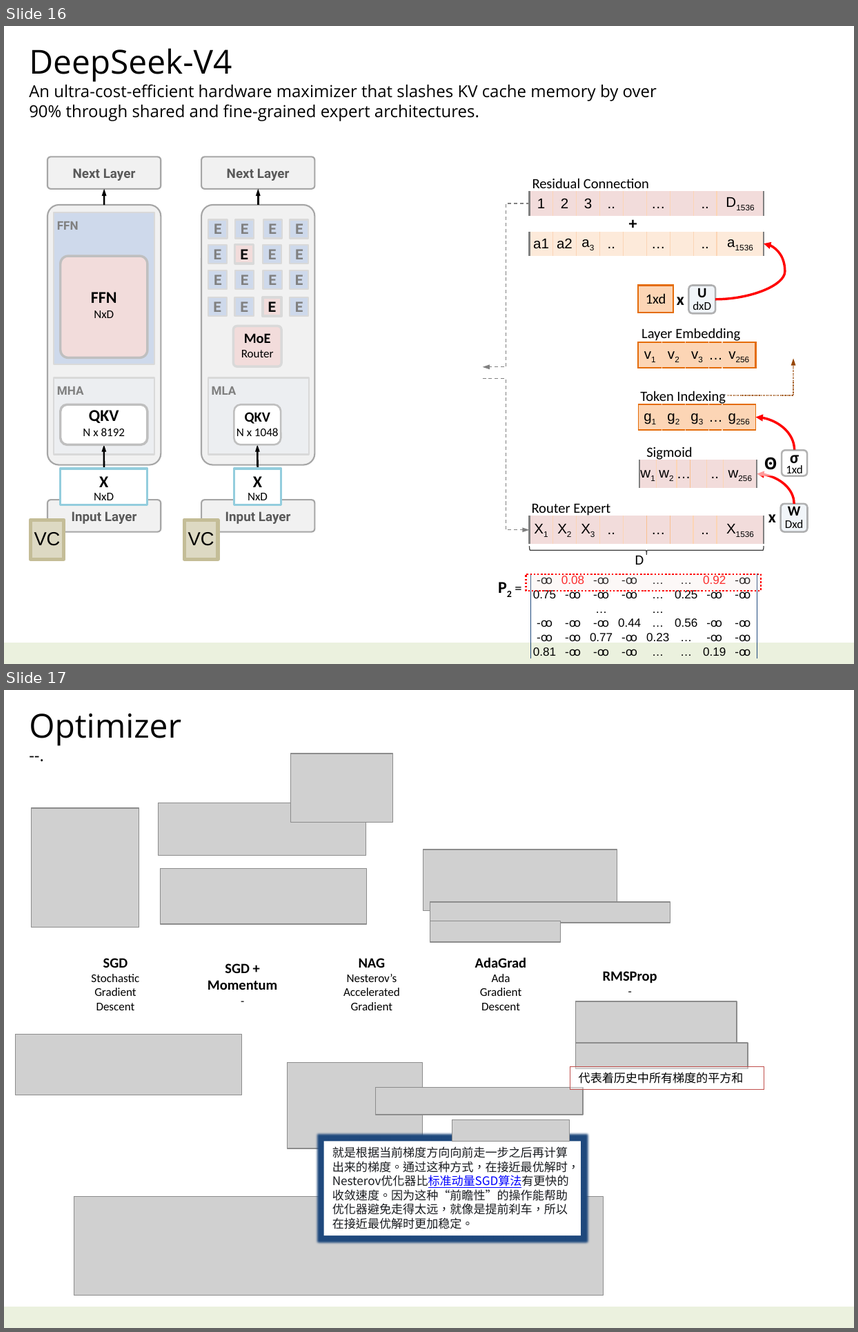
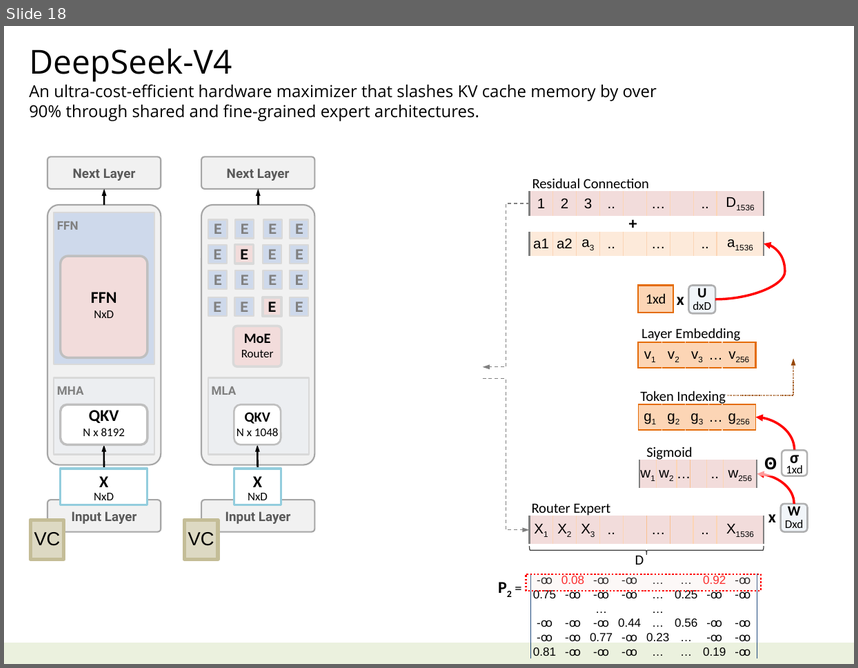
Before and after one commit to navibator/crazy-ai, a slide deck: ai-deepseek.pptx. Shown one above the other, each under a label of ours: slides 16 and 17 before the commit, slide 18 after it. The pictures are 858x1332 and 858x668 pixels, drawn with LibreOffice and Linux fonts; fonts in the diff are those of the drawing; grey boxes stand for pictures. Boxes give left, top, right and bottom in pixels: in the first picture for what was removed or moved away, otherwise in the second. Text is boxed around its words. In the diff, an @@ line names an element or a change of style, - is before the commit and + after.

```diff
--- a/ai-deepseek.pptx
+++ b/ai-deepseek.pptx
@@ slide 17 removed at (x1=4, y1=690, x2=854, y2=1328), background #FFFFFF; not listed: 1 template element that a slide beside it also shows @@
@@ text removed at (x1=29, y1=713, x2=181, y2=746) @@
-Optimizer
---.
@@ picture removed at (x1=290, y1=753, x2=393, y2=822) @@
@@ picture removed at (x1=31, y1=808, x2=139, y2=927) @@
@@ picture removed at (x1=159, y1=803, x2=366, y2=856) @@
@@ picture removed at (x1=423, y1=849, x2=617, y2=910) @@
@@ picture removed at (x1=161, y1=869, x2=367, y2=925) @@
@@ picture removed at (x1=430, y1=902, x2=670, y2=922) @@
@@ picture removed at (x1=430, y1=920, x2=561, y2=942) @@
@@ text removed at (x1=91, y1=958, x2=139, y2=1010) @@
-SGD
-Stochastic
-Gradient
-Descent
@@ text removed at (x1=343, y1=958, x2=400, y2=1010) @@
-NAG
-Nesterov’s
-Accelerated
-Gradient
@@ text removed at (x1=475, y1=957, x2=527, y2=1010) @@
-AdaGrad
-Ada
-Gradient
-Descent
@@ text removed at (x1=208, y1=963, x2=278, y2=989) @@
-SGD +
-Momentum
--
@@ text removed at (x1=603, y1=971, x2=657, y2=983) @@
-RMSProp
--
@@ picture removed at (x1=575, y1=1001, x2=737, y2=1045) @@
@@ picture removed at (x1=16, y1=1034, x2=242, y2=1094) @@
@@ picture removed at (x1=575, y1=1043, x2=748, y2=1068) @@
@@ rectangle removed at (x1=570, y1=1067, x2=764, y2=1090) @@
-代表着历史中所有梯度的平方和
@@ group removed at (x1=287, y1=1063, x2=583, y2=1235): 3 pictures, 1 rectangle @@
-就是根据当前梯度方向向前走一步之后再计算出来的梯度。通过这种方式，在接近最优解时，Nesterov优化器比标准动量SGD算法有更快的收敛速度。因为这种“前瞻性”的操作能帮助优化器避免走得太远，就像是提前刹车，所以在接近最优解时更加稳定。
@@ picture removed at (x1=74, y1=1196, x2=604, y2=1294) @@
@@ what was slide 16 is now slide 18 @@
```
Also in this commit, not shown: 1 slide changed, 9 other slides removed, 1 other file.
